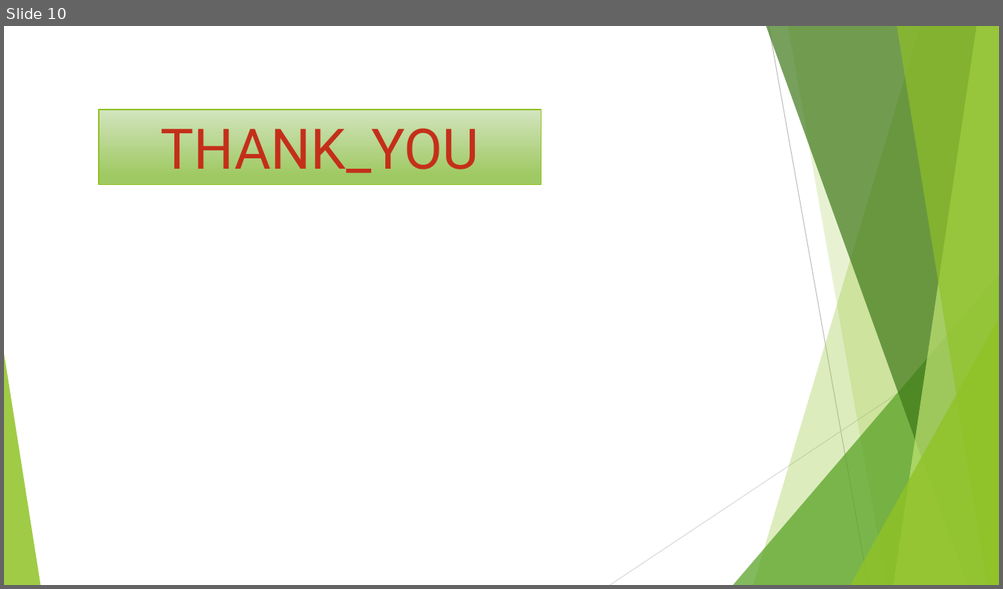
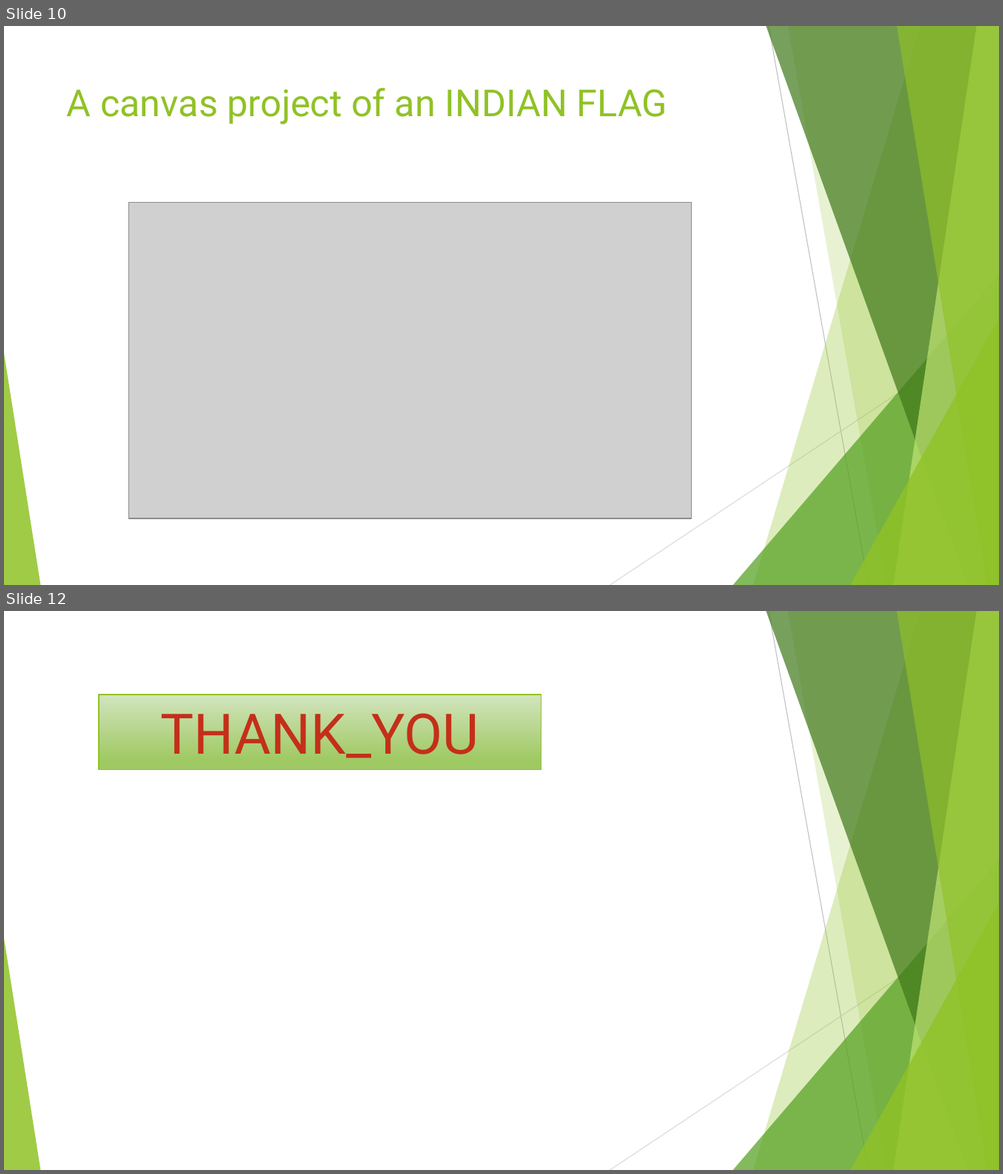
Before and after one commit to Suraj-Shejul/Project-01-Calculator, a slide deck: PPT_For_Calculator.pptx. Shown one above the other, each under a label of ours: slide 10 before the commit, slides 10 and 12 after it; the slides between them are not shown. The pictures are 1003x589 and 1003x1174 pixels, drawn with LibreOffice and Linux fonts; fonts in the diff are those of the drawing; grey boxes stand for pictures. Boxes give left, top, right and bottom in pixels: in the first picture for what was removed or moved away, otherwise in the second. Text is boxed around its words. In the diff, an @@ line names an element or a change of style, - is before the commit and + after.

```diff
--- a/PPT_For_Calculator.pptx
+++ b/PPT_For_Calculator.pptx
@@ slide 10 added at [4, 26, 999, 585], background #FFFFFF; not listed: 10 template elements that a slide beside it also shows @@
@@ title added at [67, 87, 667, 124], 36 pt, text #90C226 @@
+A canvas project of an INDIAN FLAG
@@ picture added at [128, 202, 692, 518] @@
@@ what was slide 10 is now slide 12 @@
```
Also in this commit, not shown: 1 slide changed, 1 other slide added.
